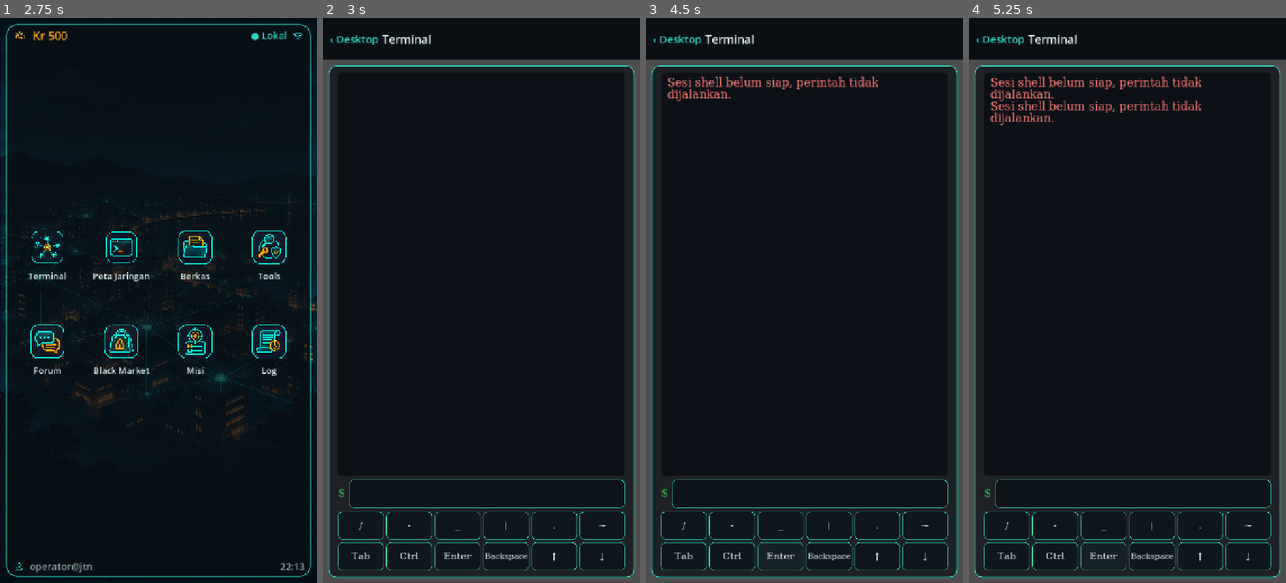
Above: before the commit, frames 1-4 (left to right).
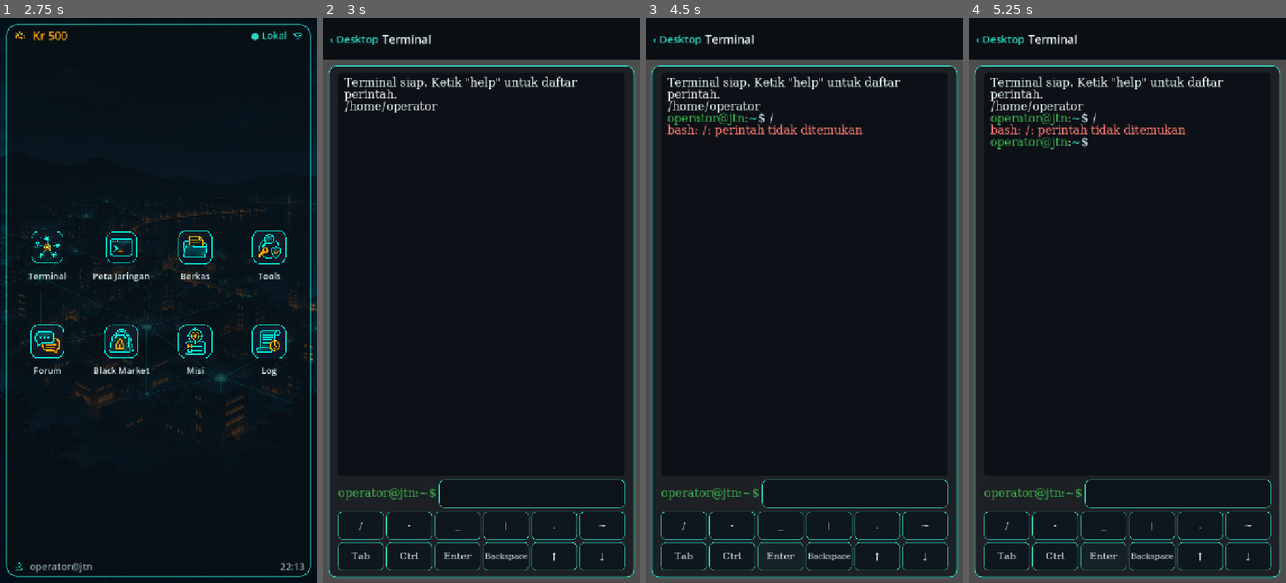
Above: after the commit, the same moments.

Repository: hadydaw/game-baru
Game: Godot game, scene res://scenes/main.tscn
Two runs of this game, one before a commit and one after it. Both use one fixed random seed, a clock stepped at 60 frames per second and the inputs below.
Inputs (mouse positions are in pixels of both pictures, inside the frame that each line leads up to):
- Up to frame 1 (2.75 s): tap Enter at 0.5 s; tap Space at 1.25 s
- Up to frame 2 (3 s): click (370, 255) at 2.77 s
- Up to frame 3 (4.5 s): click "/" at 3.5 s; click "Enter" at 4.25 s
- Up to frame 4 (5.25 s): click "Enter" at 5 s

Frame 1 is identical in both runs. In frame 2, 1.3% of the frame differs, in the area x 4-81%, y 10-87%; in frame 3, 2.4%; in frame 4, 3.0%.
Error before the commit: Parse Error: Cannot find member "join" in base "PackedStringArray". (res://core/fs/vfs.gd:30)

Commit message:
Perbaiki sesi terminal: ganti PackedStringArray.join yang tidak ada di Godot 4
- PackedStringArray tidak punya join(); pakai String.join(PackedStringArray).
  Parse error ini membuat ShellSession gagal dimuat di HP.
- Tes lama memakai JSON tanpa membuka kunci root "/".
- Smoke test memakai nama folder asli 'dokumen'.

Co-Authored-By: Claude Haiku 5.5 <noreply@anthropic.com>
Claude-Session: https://claude.ai/code/session_011EntzauCRjaaLbaamXun78

Diff:
--- a/core/fs/vfs.gd
+++ b/core/fs/vfs.gd
@@ -27,7 +27,7 @@
         bagian.append(p)
     if bagian.is_empty():
         return "/"
-    return "/" + String(PackedStringArray(bagian).join("/"))
+    return "/" + "/".join(PackedStringArray(bagian))
 
 func ambil(abs_path: String) -> Dictionary:
     if abs_path == "/" or abs_path.is_empty():
@@ -58,7 +58,7 @@
     bagian.remove_at(bagian.size() - 1)
     if bagian.is_empty():
         return "/"
-    return "/" + String(PackedStringArray(bagian).join("/"))
+    return "/" + "/".join(PackedStringArray(bagian))
 
 func tambah(abs_induk: String, nama: String, node: Dictionary) -> bool:
     var dir := ambil(abs_induk)
--- a/core/shell/shell_commands.gd
+++ b/core/shell/shell_commands.gd
@@ -9,7 +9,7 @@
     match nama:
         "pwd": return [s.baris("info", s.cwd)]
         "whoami": return [s.baris("info", ShellSession.USER)]
-        "echo": return [s.baris("info", PackedStringArray(p["argumen"]).join(" "))]
+        "echo": return [s.baris("info", " ".join(PackedStringArray(p["argumen"])))]
         "clear": return [s.baris("clear", "")]
         "history": return _history(s)
         "help": return _help()
--- a/tests/smoke_terminal.gd
+++ b/tests/smoke_terminal.gd
@@ -26,7 +26,7 @@
     layar.call("_kirim", "ls")
     layar.call("_kirim", "xyz")
     var teks := keluaran.get_parsed_text()
-    if not teks.contains("Documents"):
+    if not teks.contains("dokumen"):
         gagal.append("ls tidak menampilkan isi home")
     if not teks.contains("bash: xyz: perintah tidak ditemukan"):
         gagal.append("galat perintah tidak tampil")
--- a/tests/test_shell_tahap1.gd
+++ b/tests/test_shell_tahap1.gd
@@ -4,7 +4,9 @@
 
 func _sesi() -> ShellSession:
     var isi := FileAccess.get_file_as_string("res://data/fs/pemain.json")
-    return ShellSession.new(Vfs.new(JSON.parse_string(isi)))
+    # File JSON membungkus root di bawah kunci "/", sama seperti yang dibaca TerminalScreen.
+    var data: Dictionary = JSON.parse_string(isi)
+    return ShellSession.new(Vfs.new(data["/"]))
 
 func test_tokenisasi_kutip() -> void:
     var t := ShellParser.tokenkan("echo \"halo dunia\" 'a b'")
Not shown, added: core/fs/permissions.gd.uid
Not shown, added: core/fs/vfs.gd.uid
Not shown, added: core/shell/parser.gd.uid
Not shown, added: core/shell/shell_commands.gd.uid
Not shown, added: core/shell/shell_search.gd.uid
Not shown, added: core/shell/shell_session.gd.uid
Not shown, added: core/shell/teks.gd.uid
Not shown, added: tests/smoke_terminal.gd.uid
Not shown, added: tests/test_shell_tahap1.gd.uid
Not shown, added: tests/test_terminal_perintah.gd.uid
Not shown, added: ui/app_frame.gd.uid
Not shown, added: ui/desktop_view.gd.uid
(and 3 more such lines)
